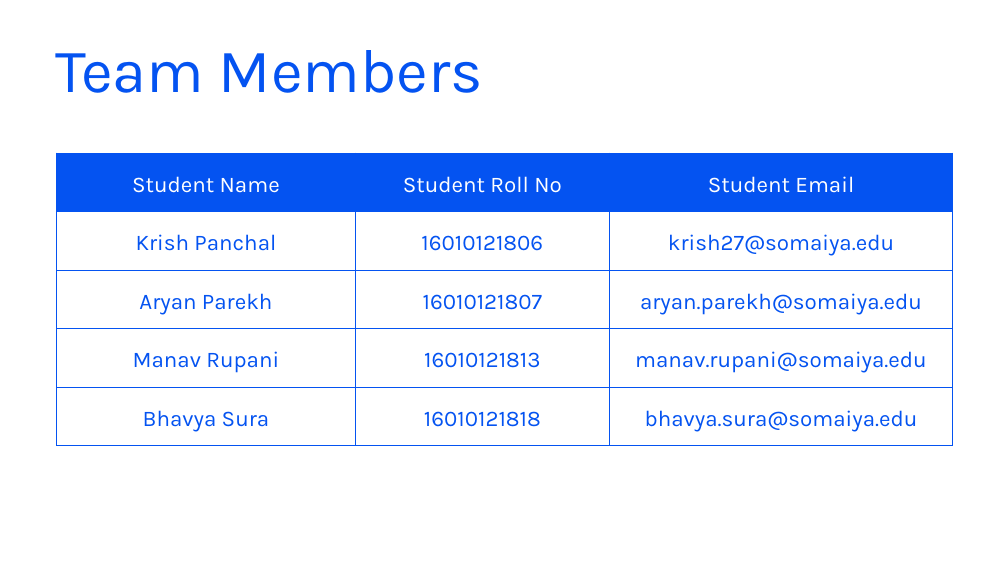
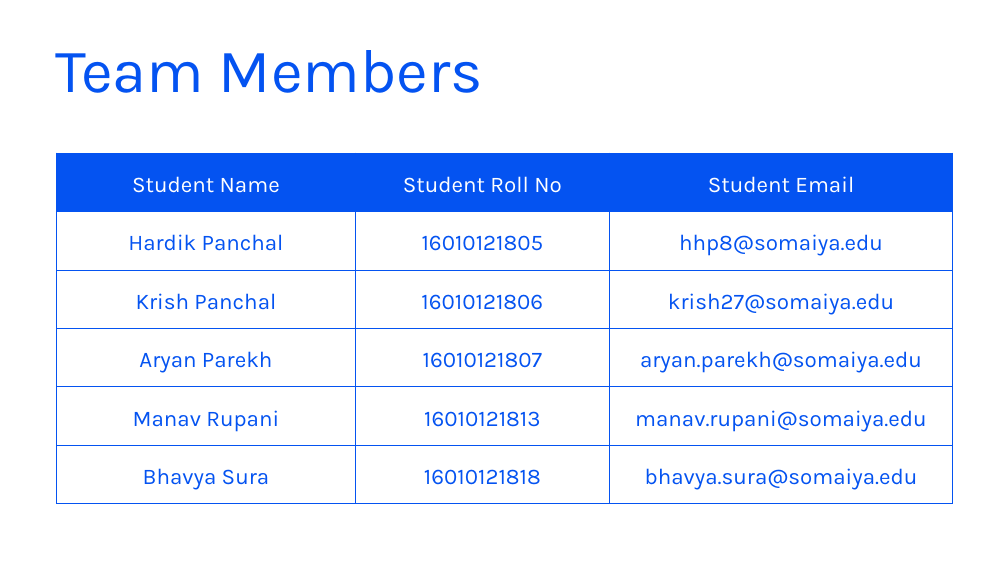
Before and after one commit to Edelweiss-Hackathon/Option-Chain-Tool, a slide deck: slide 2 of resources/Time_Limit_Exceeded_Edelweiss_Hackathon.pptx. Drawn at 1008x567 pixels with LibreOffice and Linux fonts; fonts in the diff are those of the drawing. Boxes give left, top, right and bottom in pixels: in the first picture for what was removed or moved away, otherwise in the second. Text is boxed around its words. In the diff, an @@ line names an element or a change of style, - is before the commit and + after.

Commit message:
Updated PPT added to resource folder

```diff
--- a/resources/Time_Limit_Exceeded_Edelweiss_Hackathon.pptx
+++ b/resources/Time_Limit_Exceeded_Edelweiss_Hackathon.pptx
@@ table at (x1=56, y1=153, x2=953, y2=504) @@
+row 2: Hardik Panchal | 16010121805 | hhp8@somaiya.edu
```
Also in this commit, not shown: 1 other file.
